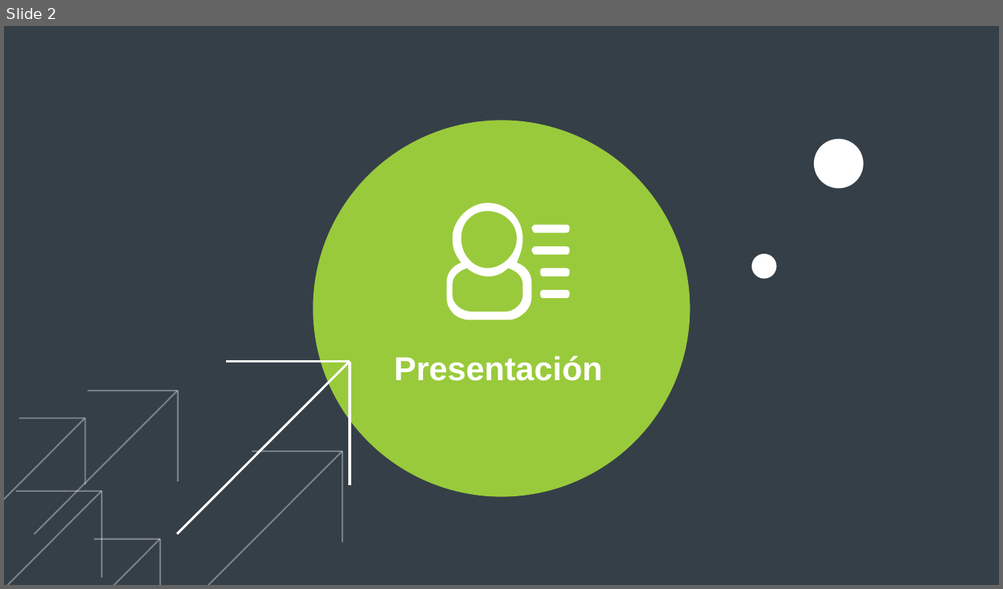
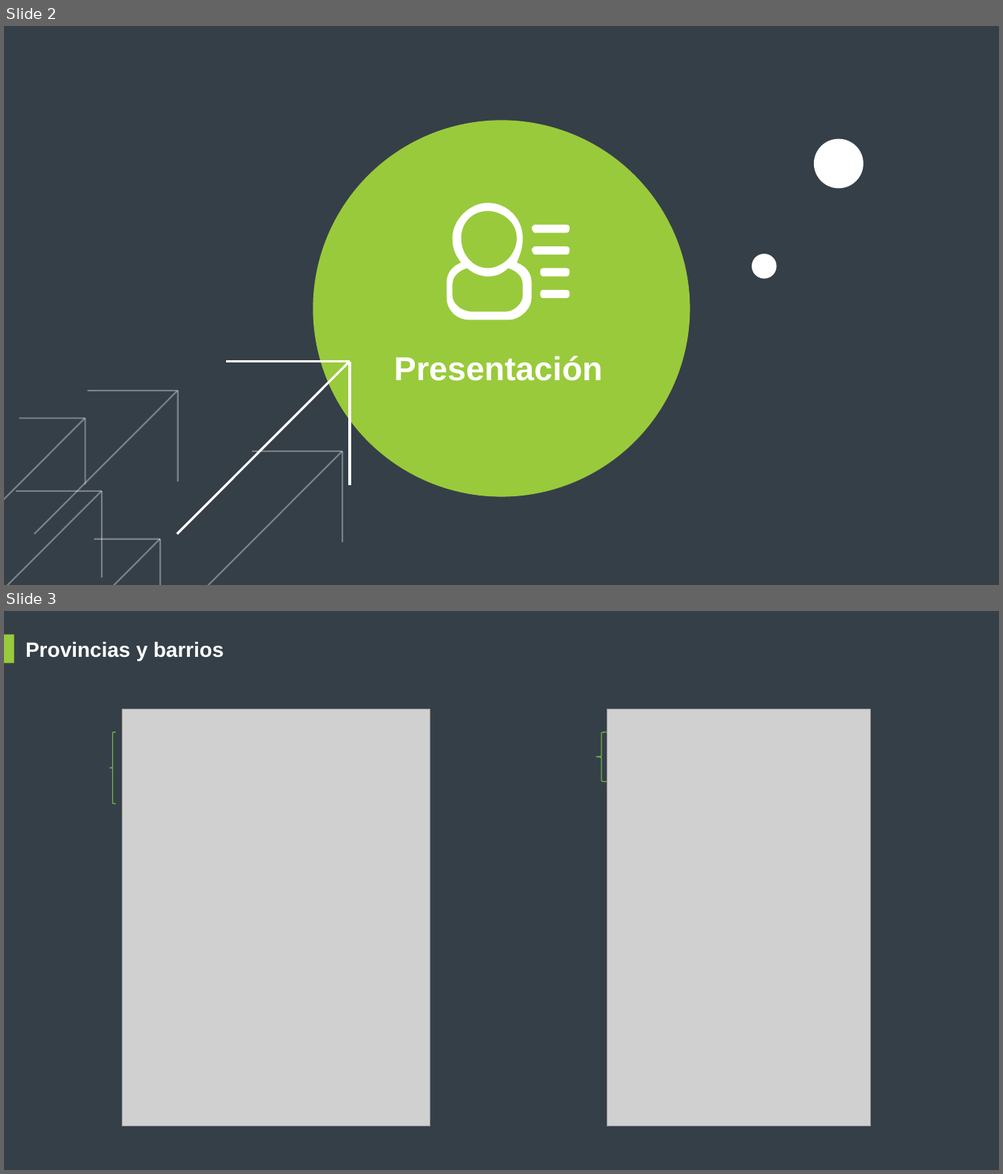
Before and after one commit to fasiluva/TP12024-Grupo13, a slide deck: Valentin Sosa/assert/video1.pptx. Shown one above the other, each under a label of ours: slide 2 before the commit, slides 2 and 3 after it. The pictures are 1003x589 and 1003x1174 pixels, drawn with LibreOffice and Linux fonts; fonts in the diff are those of the drawing; grey boxes stand for pictures. Boxes give left, top, right and bottom in pixels: in the first picture for what was removed or moved away, otherwise in the second. Text is boxed around its words. In the diff, an @@ line names an element or a change of style, - is before the commit and + after.

```diff
--- a/Valentin Sosa/assert/video1.pptx
+++ b/Valentin Sosa/assert/video1.pptx
@@ slide 3 added at (4,611,999,1170), background #353F48 @@
@@ rectangle added at (4,634,14,664), fill #99CA3B @@
@@ text added at (25,641,224,661), 20 pt, text #FFFFFF, bold @@
+Provincias y barrios
@@ picture added at (122,709,430,1128) @@
@@ picture added at (607,709,871,1128) @@
@@ left brace added at (110,732,116,803), outline #70AD47 1 pt @@
@@ left brace added at (596,732,607,782), outline #70AD47 1 pt @@
```
Also in this commit, not shown: 2 slides changed, 12 other slides added, 8 slides removed, 2 other files.
